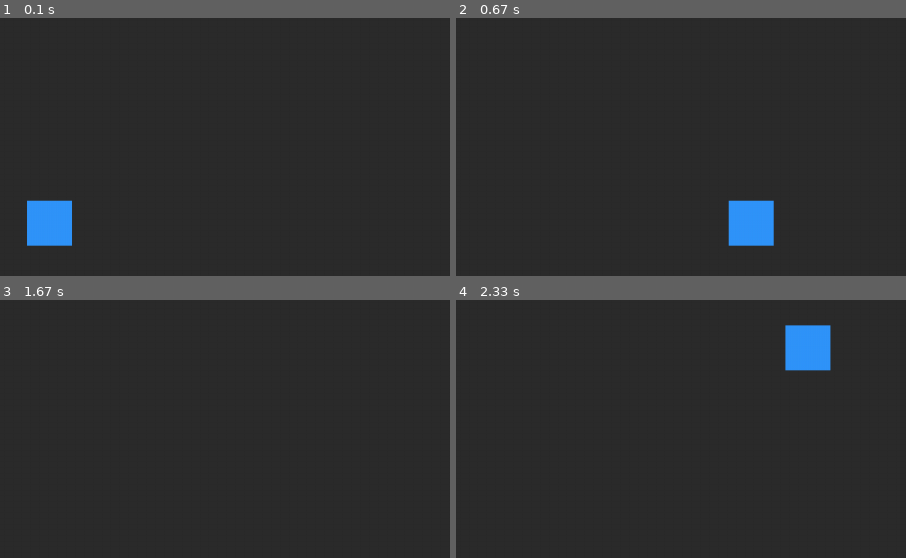
Above: before the commit, frames 1-4 (two rows, left to right).
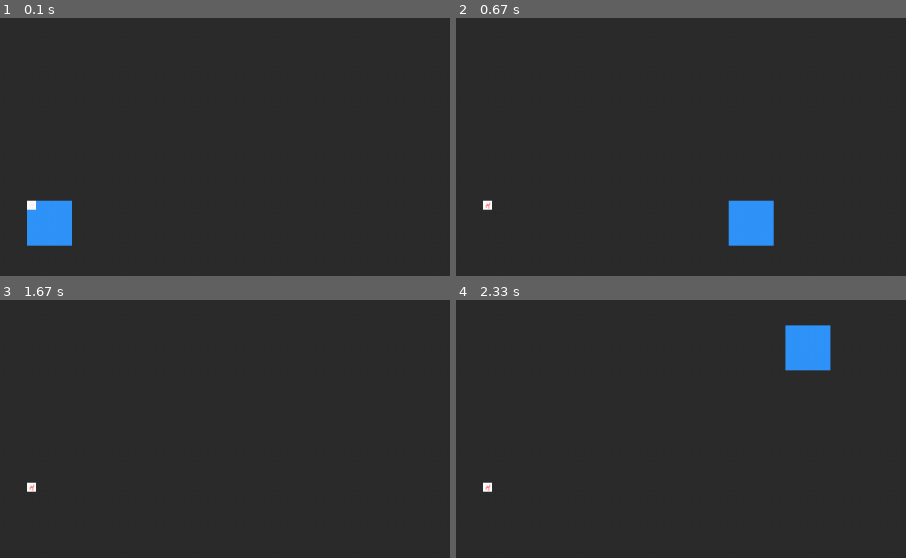
Above: after the commit, the same moments.

Repository: Light-Lens/Hexa
Game: pygame game, started from Hexa.py
The game is run twice, just before and just after one commit, with the same random seed, the same clock (stepped at 60 frames per second) and the same inputs.
Inputs:
- Up to frame 1 (0.1 s): no input
- Up to frame 2 (0.67 s): hold Right from 0.33 s (still down)
- Up to frame 3 (1.67 s): release Right at 0.8 s; hold Up 0.83-1.13 s; hold Right 1.17-1.63 s
- Up to frame 4 (2.33 s): hold Left 1.67-2.2 s; hold Down from 2.23 s (still down)
The pictures show only the part of the screen within x 50-100%, y 20-70%; the shares and areas given below are measured in that part.

The runs differ from the first frame. In frame 1, less than 0.1% of the frame differs, in the area x 6-8%, y 70-75%; in frame 2, less than 0.1%; in frame 3, less than 0.1%; in frame 4, less than 0.1%.

Commit message:
Add Circle and Texture rendering support

Diff:
--- a/Hexa.py
+++ b/Hexa.py
@@ -42,7 +42,7 @@
 def HEXA_ENGINE_LOG_CLEAR():
 	os.system('cls')
 	HEXA_ENGINE_LOG(Fore.GREEN + "Hexa engine")
-	HEXA_ENGINE_LOG(Fore.GREEN + f"Host Name: {System_details.node}")
+	HEXA_ENGINE_LOG(Fore.GREEN + f"Host: {System_details.node}")
 	HEXA_ENGINE_LOG(Fore.GREEN + f"System: {System_details.system} {System_details.release}")
 	HEXA_ENGINE_LOG(Fore.GREEN + f"Processor: {System_details.processor}")
 
@@ -121,16 +121,58 @@
 			if Keys[K_DOWN]:
 				self.Posy += 7
 
-class Components:
-	class Physics:
-		def __init__(self):
-			pass
+	class Circle:
+		def __init__(self, Posx, Posy, Radius):
+			self.Posx = Posx
+			self.Posy = Posy
+			self.Radius = Radius
+
+		def draw(self, Colors):
+			self.Colors = Colors
+			pygame.draw.circle(Display, self.Colors, (self.Posx + Zoom, self.Posy + Zoom), (self.Radius + Zoom))
+
+		def move(self):
+			Keys = pygame.key.get_pressed()
+			if Keys[K_RIGHT]:
+				self.Posx += 7
+
+			if Keys[K_LEFT]:
+				self.Posx -= 7
+
+			if Keys[K_UP]:
+				self.Posy -= 7
+
+			if Keys[K_DOWN]:
+				self.Posy += 7
+
+	class Texture:
+		def __init__(self, Posx, Posy, Sizex, Sizey):
+			self.Posx = Posx
+			self.Posy = Posy
+			self.Sizex = Sizex
+			self.Sizey = Sizey
+
+		def draw(self, Texture):
+			self.Texture = pygame.image.load(Texture).convert_alpha()
+			Load_Texture = pygame.transform.scale(self.Texture, (self.Sizex + int(Zoom), self.Sizey + int(Zoom)))
+			Display.blit(Load_Texture, (self.Posx + Zoom, self.Posy + Zoom), None, pygame.BLEND_ADD)
+
+		def move(self):
+			Keys = pygame.key.get_pressed()
+			if Keys[K_RIGHT]:
+				self.Posx += 7
+
+			if Keys[K_LEFT]:
+				self.Posx -= 7
+
+			if Keys[K_UP]:
+				self.Posy -= 7
+
+			if Keys[K_DOWN]:
+				self.Posy += 7
 
 # Engine loop.
-HEXA_ENGINE_LOG(Fore.GREEN + "Hexa engine")
-HEXA_ENGINE_LOG(Fore.GREEN + f"Host Name: {System_details.node}")
-HEXA_ENGINE_LOG(Fore.GREEN + f"System: {System_details.system} {System_details.release}")
-HEXA_ENGINE_LOG(Fore.GREEN + f"Processor: {System_details.processor}")
+HEXA_ENGINE_LOG_CLEAR()
 
 # Global variables
 Forever = {
@@ -151,6 +193,7 @@
 
 # GameObjects
 Player = Entity.Quad(530, 320, 50, 50)
+Cir = Entity.Texture(530, 320, 10, 10)
 
 # Menubar GUI window
 Menubar = GUI.Label((25, 25, 25), 0, 0, 1000, 21)
@@ -208,10 +251,8 @@
 Change_Border = GUI.Label((18, 18, 18), 57, 125, 75, 2)
 Change_Left_Border = GUI.Label((18, 18, 18), 57, 100, 2, 25)
 while Loop:
-	clock.tick(180)
+	clock.tick(120)
 	Display.fill((44, 44, 44))
-	GUI.Text(str(int(clock.get_fps())), (255, 255, 255), (210, 30), 17).draw()
-
 	Keys = pygame.key.get_pressed()
 	for event in pygame.event.get():
 		if event.type == pygame.QUIT: sys.exit()
@@ -246,6 +287,8 @@
 	elif IsPressed['Change'] == 0 or Forever['Change'] == False:
 		Player.draw((49, 149, 250))
 	Player.move()
+
+	Cir.draw("Logo.png")
 
 	Properties.draw()
 	Properties_Tab.draw()
@@ -320,5 +363,6 @@
 			Forever['Help_ABOUT'] = False
 			Forever['Help'] = False
 
+	GUI.Text(str(int(clock.get_fps())), (255, 255, 255), (210, 30), 17).draw()
 	pygame.display.update()
 pygame.quit()
